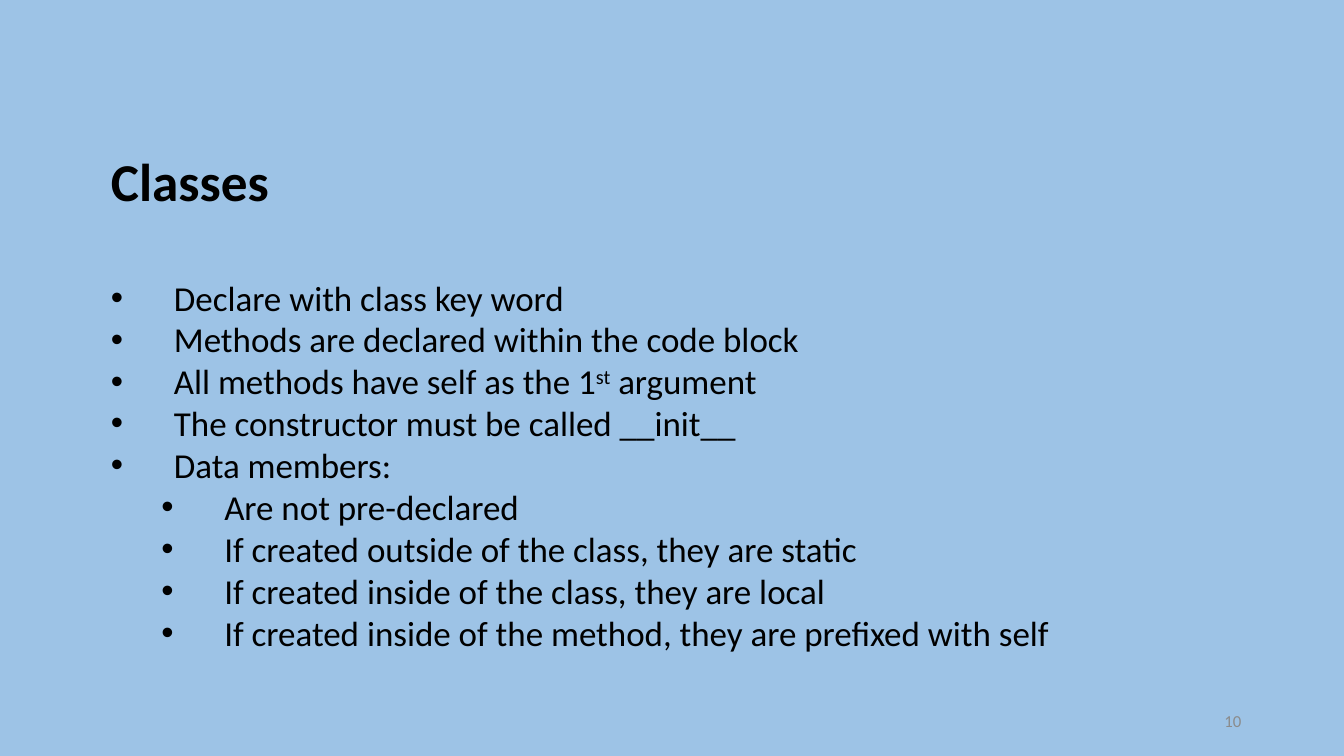
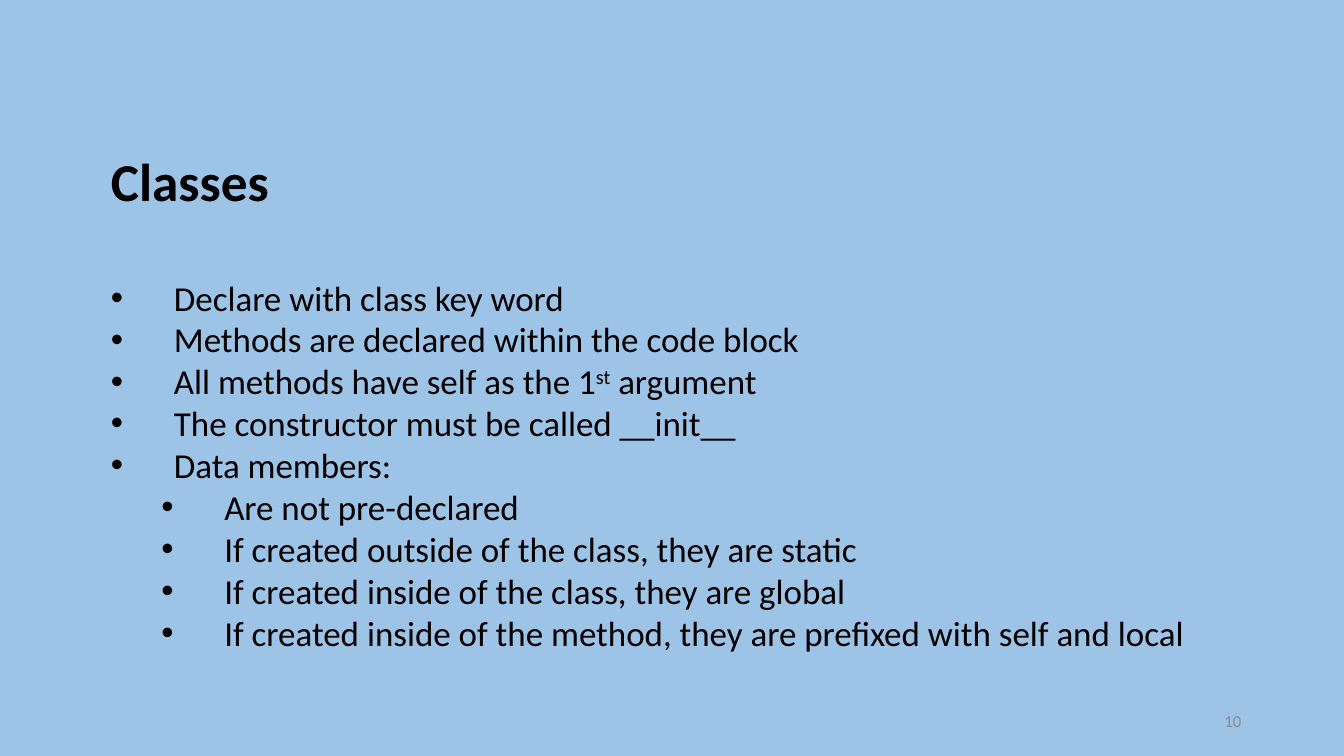
Before and after one commit to szetko/course-materials, a slide deck: slide 10 of Programming 4/11.2 Intro to Python/More Python.pptx. Drawn at 1344x756 pixels with LibreOffice and Linux fonts; fonts in the diff are those of the drawing. Boxes give left, top, right and bottom in pixels: in the first picture for what was removed or moved away, otherwise in the second. Text is boxed around its words. In the diff, an @@ line names an element or a change of style, - is before the commit and + after.

```diff
--- a/Programming 4/11.2 Intro to Python/More Python.pptx
+++ b/Programming 4/11.2 Intro to Python/More Python.pptx
@@ text at bbox=[224, 579, 1184, 652]: text changed @@
-      • If created inside of the class, they are local
-      • If created inside of the method, they are prefixed with self
+      • If created inside of the class, they are global
+      • If created inside of the method, they are prefixed with self and local
```
Also in this commit, not shown: 4 other files.
